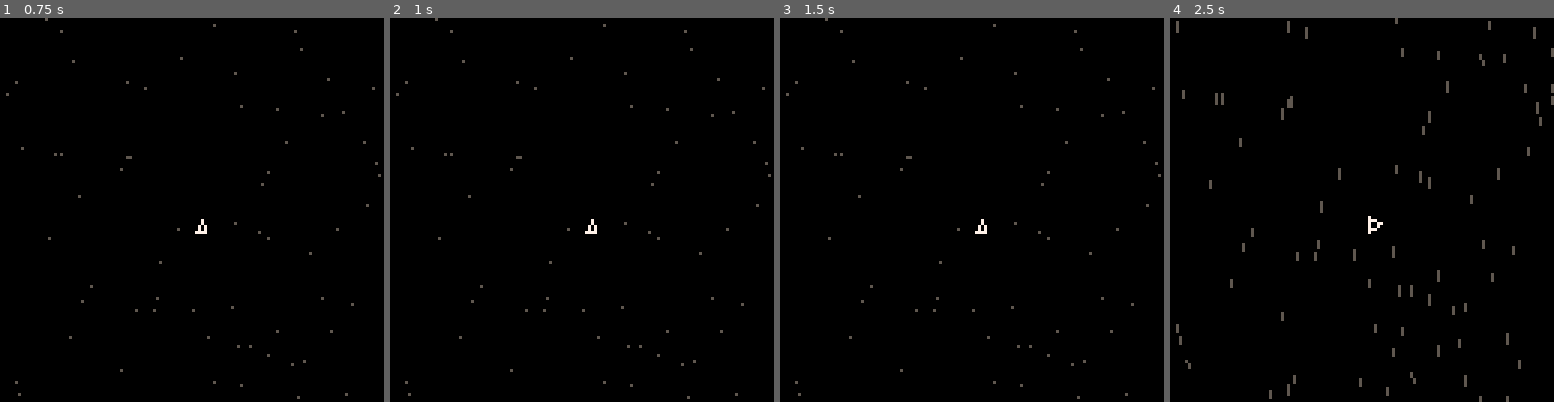
Above: before the commit, frames 1-4 (left to right).
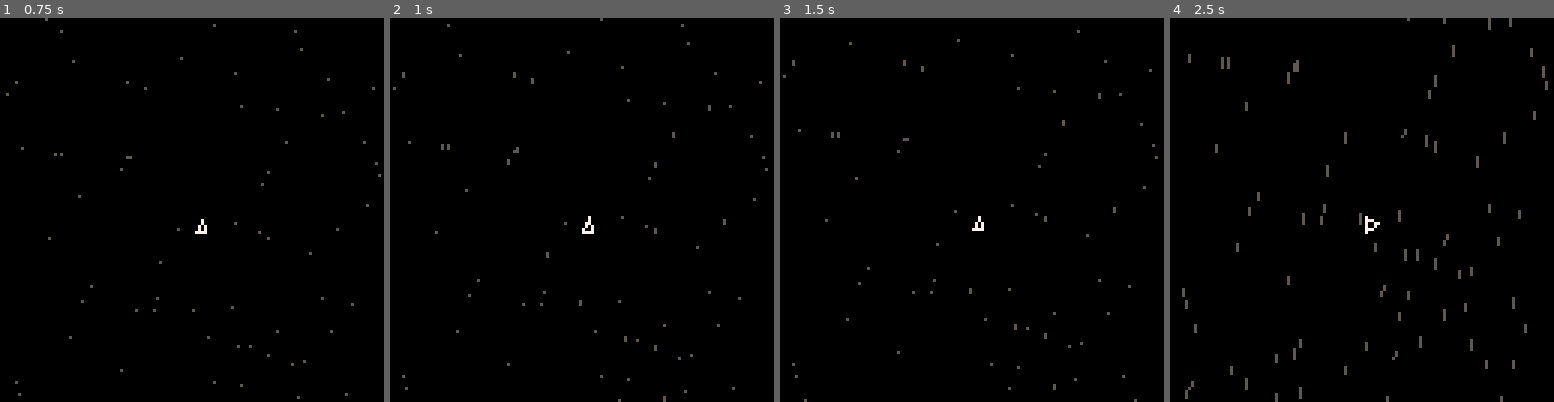
Above: after the commit, the same moments.

Repository: T0astBread/pico8-game-in-space
Game: PICO-8 cartridge picospace.p8
The game is run twice, just before and just after one commit, with the same random seed, the same clock (stepped at 60 frames per second) and the same inputs.
Inputs:
- Up to frame 1 (0.75 s): tap O (Z key) at 0.7 s
- Up to frame 2 (1 s): no input
- Up to frame 3 (1.5 s): no input
- Up to frame 4 (2.5 s): hold Right 1.6-2.1 s; tap O (Z key) at 1.7, 2.1 s; hold Up 2.15-2.42 s; hold Right from 2.47 s (still down)

Frame 1 is identical in both runs. In frame 2, 1.0% of the frame differs, in the area x 0-100%, y 0-100%; in frame 3, 1.0%; in frame 4, 3.0%, in the area x 1-100%, y 0-100%.

Commit message:
Implement shooting & player bullets

Diff:
--- a/picospace.p8
+++ b/picospace.p8
@@ -80,6 +80,8 @@
 pl_rot=0
 pl_ang_vel=0
 pl_stasis=nil
+
+pl_bullets={}
 
 function pl_update()
 	-- steering & stasis
@@ -128,9 +130,46 @@
 	pl_ang_vel=min(pl_ang_vel,.75)
 	pl_rot+=pl_ang_vel
 	pl_ang_vel=pl_ang_vel*.85
+
+	-- shoot
+	if btn(4) and flr(time()*20)%2==0 then
+		local rot_vel=v2_rot(pl_rot)
+		add(pl_bullets,{
+			pos=pl_pos,
+			vel=v2_mul(rot_vel,-10),
+			ttl=10
+		})
+		pl_lin_vel=v2_add(
+			pl_lin_vel,
+			v2_mul(rot_vel,.3))
+		camshake(2,4)
+		sfx(0)
+	end
+
+	-- update bullets
+	for bullet in all(pl_bullets) do
+		bullet.ttl-=1
+		if(bullet.ttl>0) then
+			bullet.pos=v2_add(
+				bullet.pos,
+				bullet.vel)
+		else
+			del(pl_bullets,bullet)
+		end
+	end
 end
 
 function pl_draw()
+	-- draw bullets
+	for bullet in all(pl_bullets) do
+		local p0=bullet.pos
+		local p=v2_mul(v2_norm(
+			v2_sub(bullet.pos,pl_pos)),
+			v2_mag(bullet.vel))
+		local p1=v2_sub(p0,p)
+		line(p0.x,p0.y,p1.x,p1.y,11)
+	end
+
 --[[
 	how this works:
 
Not shown, changed: the thumbnail (__label__) section of picospace.p8
Not shown, changed: the sound effects (__sfx__) section of picospace.p8
